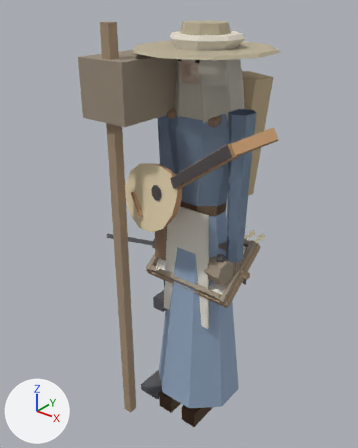
The glTF model game/assets/modelle/figuren/figur_elb.glb, before and after one commit.
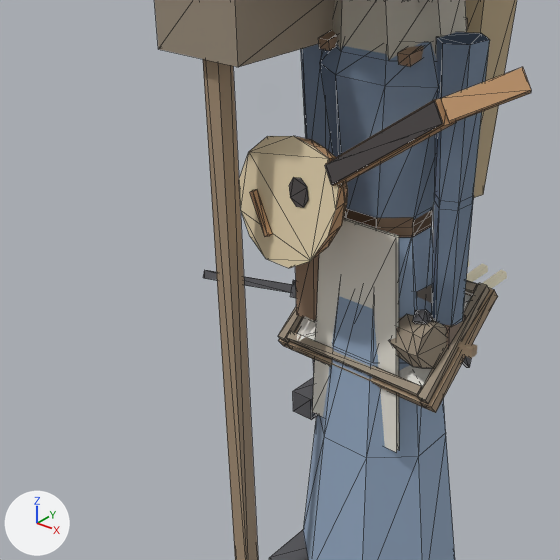
Each version is shown whole from a 50 mm camera at (1.224, -1.695, 2.08) aimed at (-0.147, 0.018, 1.018), then close up on the part from 0% to 82% of the width and 21% to 86% of the height. Arrows for +X, +Y and +Z are at lower left; the lights stay in place. The last two pictures show the newer version. The close-ups show mesh edges as thin lines.

Before the edit, the objects in view are built like this:
```python
me_schlaegel = bpy.data.meshes.new('Schlaegel')
me_schlaegel.from_pydata(...)  # 56 vertices, 72 faces; spans x -0.252..0.215, y -0.133..0.032, z 0.848..0.972
me_schlaegel.materials.append(mat_figur)
me_sieb = bpy.data.meshes.new('Sieb')
me_sieb.from_pydata(...)  # 112 vertices, 162 faces; spans x -0.24..0.24, y -0.143..0.15, z 0.76..1.008
me_sieb.materials.append(mat_figur)
me_tasche = bpy.data.meshes.new('Tasche')
me_tasche.from_pydata(...)  # 16 vertices, 20 faces; spans x -0.184..0.175, y -0.12..0.08, z 0.88..1.588
me_tasche.materials.append(mat_figur)
ob_schlaegel = bpy.data.objects.new('Schlaegel', me_schlaegel)
ob_schlaegel.location = (0.0, 0.0, 0.0)
ob_sieb = bpy.data.objects.new('Sieb', me_sieb)
ob_sieb.location = (0.0, 0.0, 0.0)
ob_tasche = bpy.data.objects.new('Tasche', me_tasche)
ob_tasche.location = (0.0, 0.0, 0.0)
# also in view: 'Stab' at (-0.23, -0.3, 0.975); 'Koerper_Mann' at (0.0, -0.023, 0.953); 'Kiepe' at (0.0, 0.117, 1.45); 'Laute' at (0.088, -0.206, 1.364); 'Schleier' at (0.0, 0.028, 1.744)
```
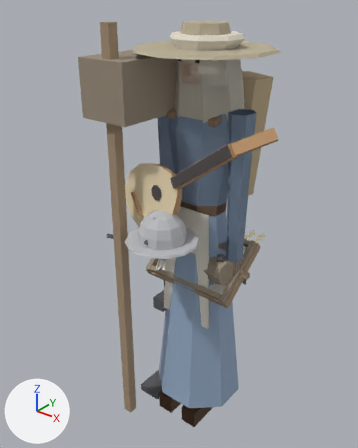
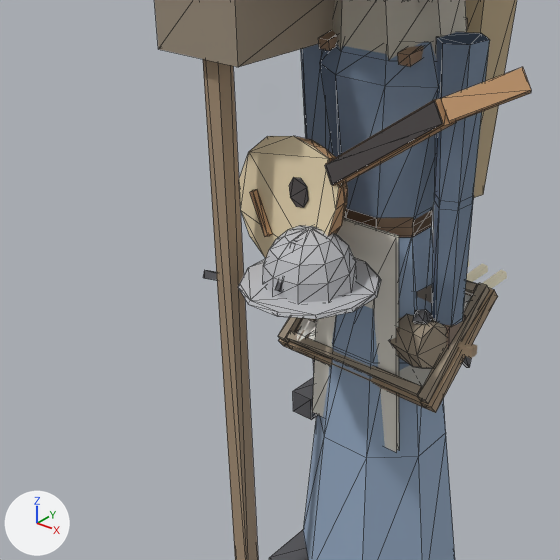
The change, as a diff of the scene's bpy script:
```diff
--- a/game/assets/modelle/figuren/figur_elb.glb.py
+++ b/game/assets/modelle/figuren/figur_elb.glb.py
@@ me_lappen @@
+me_lappen.from_pydata(...)  # 164 vertices, 232 faces; spans x -0.237..0.155, y -0.433..0.103, z 0.832..1.23
+me_lappen.materials.append(mat_figur)
@@ ob_lappen @@
+ob_lappen = bpy.data.objects.new('Lappen', me_lappen)
+ob_lappen.location = (0.0, 0.0, 0.0)
```

Boxes (x1, y1, x2, y2) around the edits, measured in the close-ups (560 x 560 px):
'Lappen', added: after (238, 226, 381, 319)
